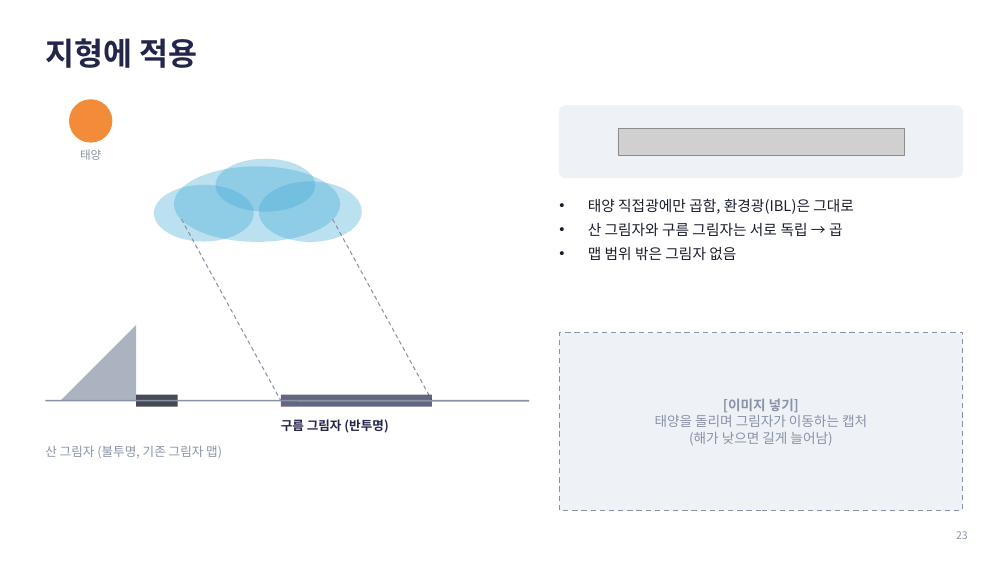
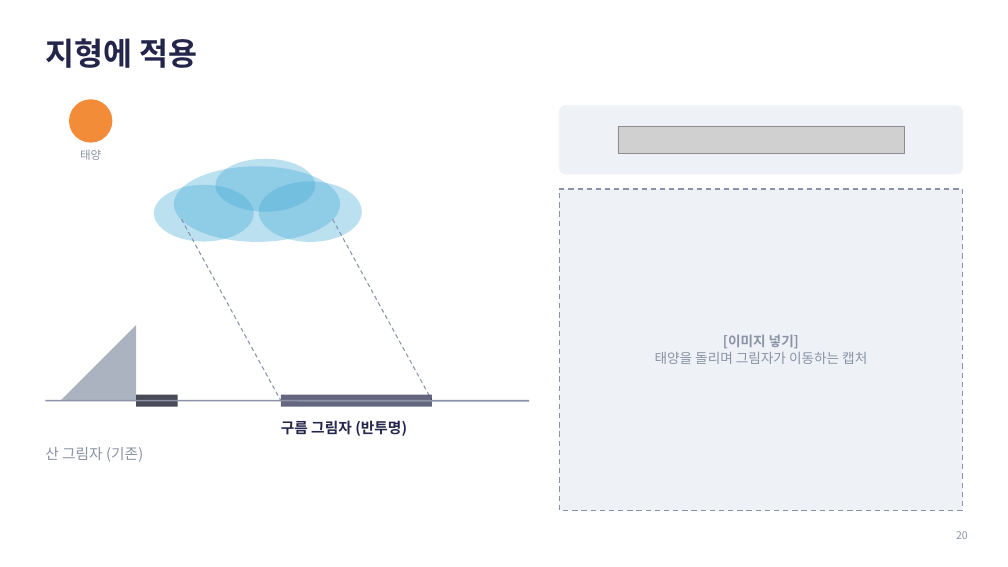
Before and after one commit to jcmeve/DirectX-Graphics-Samples, a slide deck: slide 20 of Interactive Raymarching Cloud_3.pptx (slide 23 before the commit). Drawn at 1008x567 pixels with LibreOffice and Linux fonts; fonts in the diff are those of the drawing; grey boxes stand for pictures. Boxes give left, top, right and bottom in pixels: in the first picture for what was removed or moved away, otherwise in the second. Text is boxed around its words. In the diff, an @@ line names an element or a change of style, - is before the commit and + after.

```diff
--- a/Interactive Raymarching Cloud_3.pptx
+++ b/Interactive Raymarching Cloud_3.pptx
@@ rounded rectangle: place and size @@
-rounded rectangle at [560,106,963,178]
+rounded rectangle at [560,106,963,174]
@@ rounded rectangle at [560,106,963,174]: proportions changed @@
@@ rectangle: place and size @@
-rectangle at [560,333,963,510]
+rectangle at [560,189,963,510]
@@ text "[이미지 넣기]": place and size @@
-text "[이미지 넣기]" at [655,398,867,446]
+text "[이미지 넣기]" at [655,334,867,364]
@@ text removed at [588,198,854,260] @@
-• 태양 직접광에만 곱함, 환경광(IBL)은 그대로
-• 산 그림자와 구름 그림자는 서로 독립 → 곱
-• 맵 범위 밖은 그림자 없음
@@ text "구름 그림자 (반투명)" at [281,420,407,436]: size 12 to 14 pt @@
@@ text at [45,447,143,462]: text changed; size 12 to 14 pt @@
-산 그림자 (불투명, 기존 그림자 맵)
+산 그림자 (기존)
@@ text at [689,432,832,446]: paragraph removed @@
-(해가 낮으면 길게 늘어남)
@@ page number at [956,531,968,539]: text changed @@
-23
+20
```
Also in this commit, not shown: 21 other slides changed, 1 slide added, 5 slides removed.
